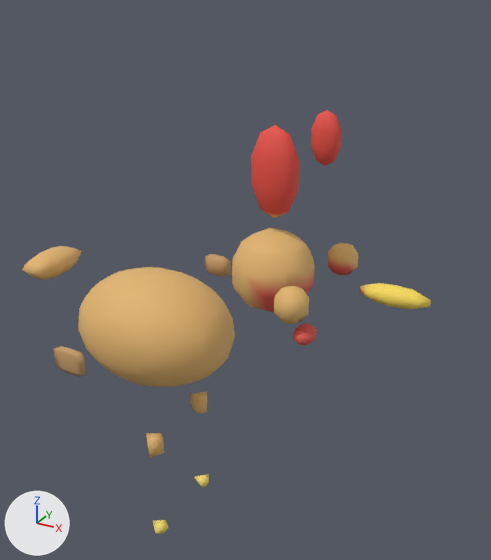
Renders of the glTF model assets/animals/chicken.glb from each side of a commit.
Both versions are drawn from a camera (50 mm lens) standing at (0.343, -0.451, 0.512) and looking at (0.083, 0.022, 0.275). The axes (+X, +Y, +Z) are drawn at lower left. The lights are the same throughout. The first picture is the older version. Vertices at exactly the same position are counted once.

In view in the first picture: 'chicken'.
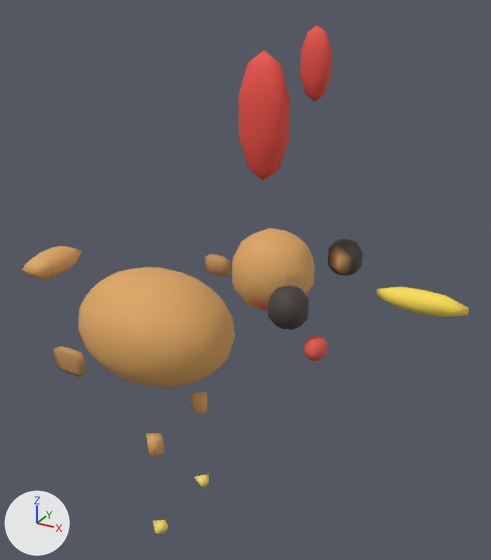
Changed parts and their boxes (x1, y1, x2, y2) in the pictures (491 x 560 px):
'chicken', reshaped (9% wider, 20% taller)
    before: (22, 110, 431, 534)
    after: (22, 25, 469, 534)
part 1 of me_mesh, added
    after: (238, 50, 290, 181)
part 2 of me_mesh, added
    after: (300, 25, 332, 102)
part 3 of me_mesh, added
    after: (377, 287, 469, 317)
part 4 of me_mesh, added
    after: (328, 239, 363, 276)
part 5 of me_mesh, added
    after: (268, 286, 309, 330)
part 6 of me_mesh, added
    after: (304, 335, 328, 361)
part 7 of me_mesh, deleted
    before: (251, 110, 431, 345)
part 8 of me_mesh, recoloured
    both: (22, 228, 314, 451)

Diff of the bpy script that builds the scene:
```diff
--- a/assets/animals/chicken.glb.py
+++ b/assets/animals/chicken.glb.py
@@ me_mesh @@
 # used by ob_chicken; location = (0.0, 0.0, 0.0)
-me_mesh.from_pydata(...)  # 720 vertices, 1380 faces; spans x -0.139..0.247, y -0.114..0.114, z 0.011..0.43
+me_mesh.from_pydata(...)  # 720 vertices, 1380 faces; spans x -0.139..0.273, y -0.114..0.114, z 0.011..0.485
+# me_mesh part 1: a new loose piece, a UV sphere (8 segments, 5 rings, poles along z) spanning x 0.089..0.131, y -0.011..0.011, z 0.372..0.468, in mat_chickenmat
+# me_mesh part 2: a new loose piece, a UV sphere (8 segments, 5 rings, poles along z) spanning x 0.138..0.162, y -0.006..0.006, z 0.435..0.485, in mat_chickenmat
+# me_mesh part 3: a new loose piece, a UV sphere (8 segments, 5 rings, poles along z) spanning x 0.207..0.273, y -0.008..0.008, z 0.291..0.309, in mat_chickenmat
+# me_mesh part 4: a new loose piece, a UV sphere (8 segments, 5 rings, poles along z) spanning x 0.145..0.175, y 0.04..0.07, z 0.284..0.316, in mat_chickenmat
+# me_mesh part 5: a new loose piece, a UV sphere (8 segments, 5 rings, poles along z) spanning x 0.145..0.175, y -0.07..-0.04, z 0.284..0.316, in mat_chickenmat
+# me_mesh part 6: a new loose piece, a UV sphere (8 segments, 5 rings, poles along z) spanning x 0.151..0.169, y -0.012..0.012, z 0.23..0.25, in mat_chickenmat
+# me_mesh part 7: 6 loose pieces with 204 vertices, spanning x 0.1..0.247, y -0.063..0.063, z 0.242..0.43, are deleted
+# me_mesh part 8: 996 kept faces spanning x -0.139..0.153, y -0.114..0.114, z 0.011..0.333 get new vertex colours; the middle colour goes from orange #e2b56f to orange #dda661
 me_mesh.materials.append(mat_chickenmat)
```
